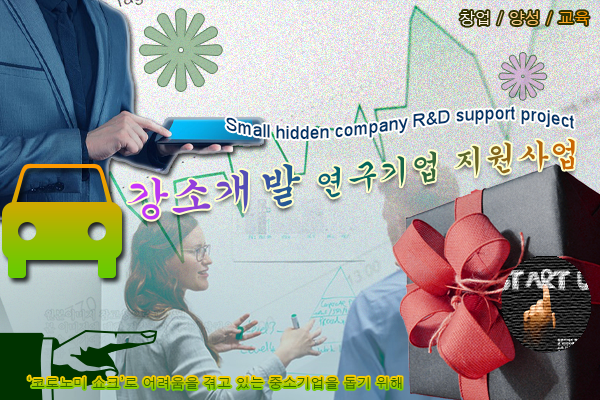
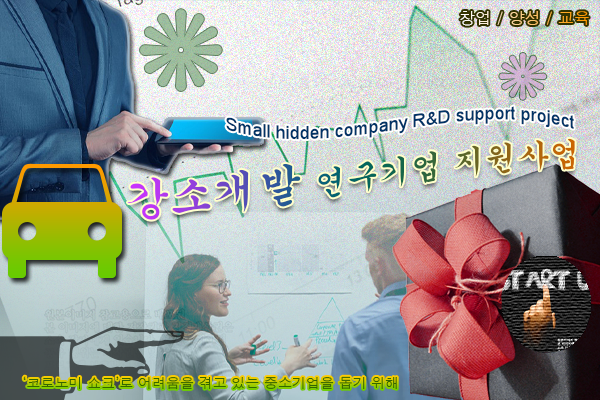
Layers edited between the first and the second (600, 400) image:
painted on "‘코로노미 쇼크’로 어려움을 겪고 있는 중소기업을 돕기 위해" over <box>23,376,402,390</box>
removed group "Group 1" (8 layers) over <box>0,330,158,400</box>
removed layer "Shape 3" from group "Group 1" over <box>42,337,55,400</box>
renamed "Shape 2" to "Point Right 1", opacity 100% → 60%, moved it out of group "Group 1", painted on it over <box>0,326,184,400</box>
removed layer "Shape 9" from group "Group 1" over <box>105,368,119,373</box>
removed layer "Shape 8" from group "Group 1" over <box>50,363,109,386</box>
removed layer "Shape 7" from group "Group 1" over <box>52,337,61,352</box>
removed layer "Shape 6" from group "Group 1" over <box>70,342,141,369</box>
removed layer "Shape 5" from group "Group 1" over <box>140,332,156,339</box>
removed layer "Shape 4" from group "Group 1" over <box>53,330,158,386</box>
painted on "1급-7" over <box>0,0,600,400</box>
